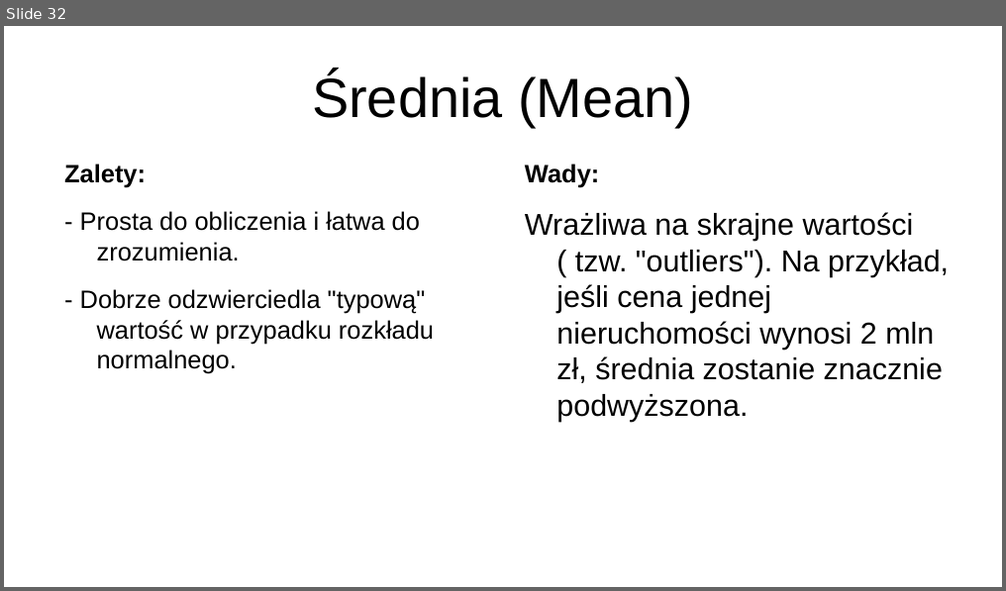
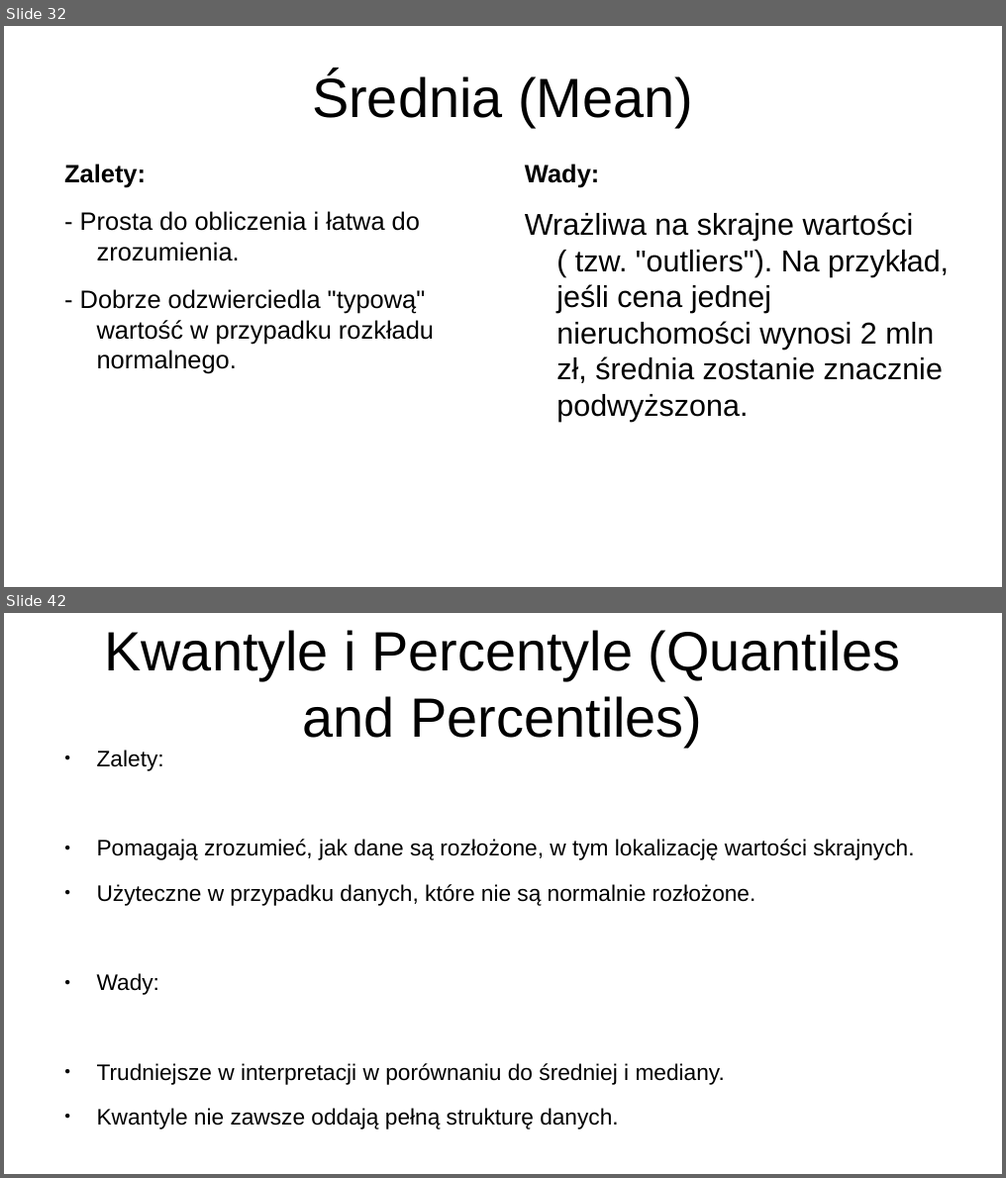
Before and after one commit to jkb-mchlk/jkb-mchlk, a slide deck: szkolenie.pptx. Shown one above the other, each under a label of ours: slide 32 before the commit, slides 32 and 42 after it; the slides between them are not shown. The pictures are 1006x591 and 1006x1178 pixels, drawn with LibreOffice and Linux fonts; fonts in the diff are those of the drawing. Boxes give left, top, right and bottom in pixels: in the first picture for what was removed or moved away, otherwise in the second. Text is boxed around its words. In the diff, an @@ line names an element or a change of style, - is before the commit and + after.

```diff
--- a/szkolenie.pptx
+++ b/szkolenie.pptx
@@ slide 42 added at bbox=[4, 613, 1002, 1174], background #FFFFFF @@
@@ title added at bbox=[104, 630, 901, 747], 44 pt, text #000000 @@
+Kwantyle i Percentyle (Quantiles and Percentiles)
@@ text added at bbox=[97, 750, 914, 1130], 17.9 pt, text #000000 @@
+● Zalety:
+● Pomagają zrozumieć, jak dane są rozłożone, w tym lokalizację wartości skrajnych.
+● Użyteczne w przypadku danych, które nie są normalnie rozłożone.
+● Wady:
+● Trudniejsze w interpretacji w porównaniu do średniej i mediany.
+● Kwantyle nie zawsze oddają pełną strukturę danych.
```
Also in this commit, not shown: 4 slides changed, 18 other slides added, 1 slide removed, 1 other file.
